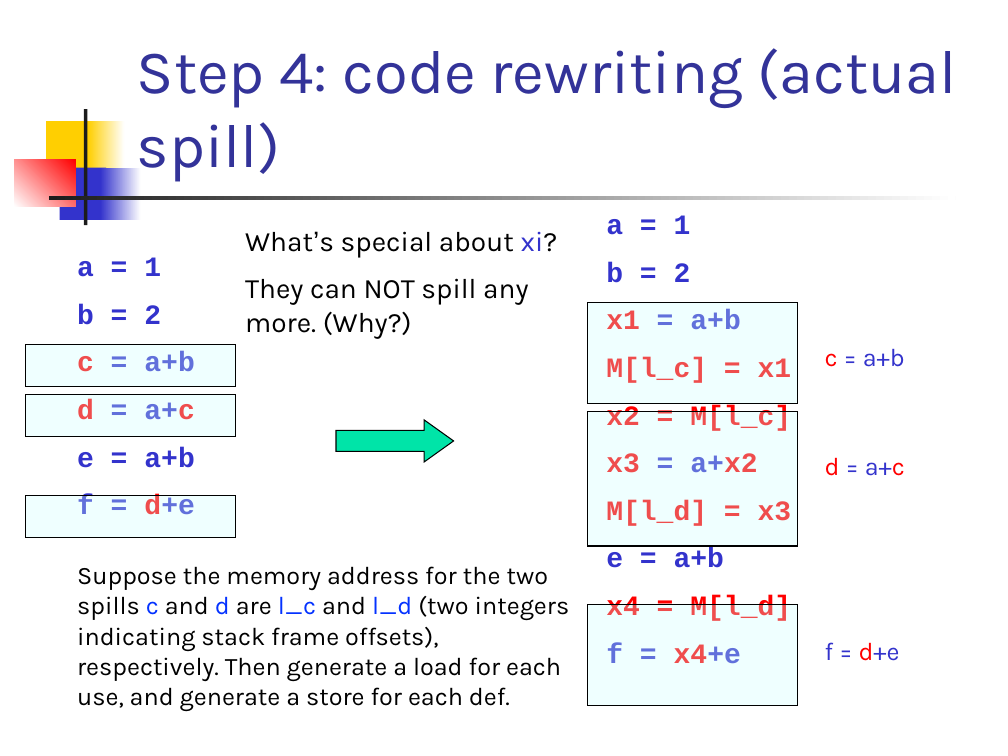
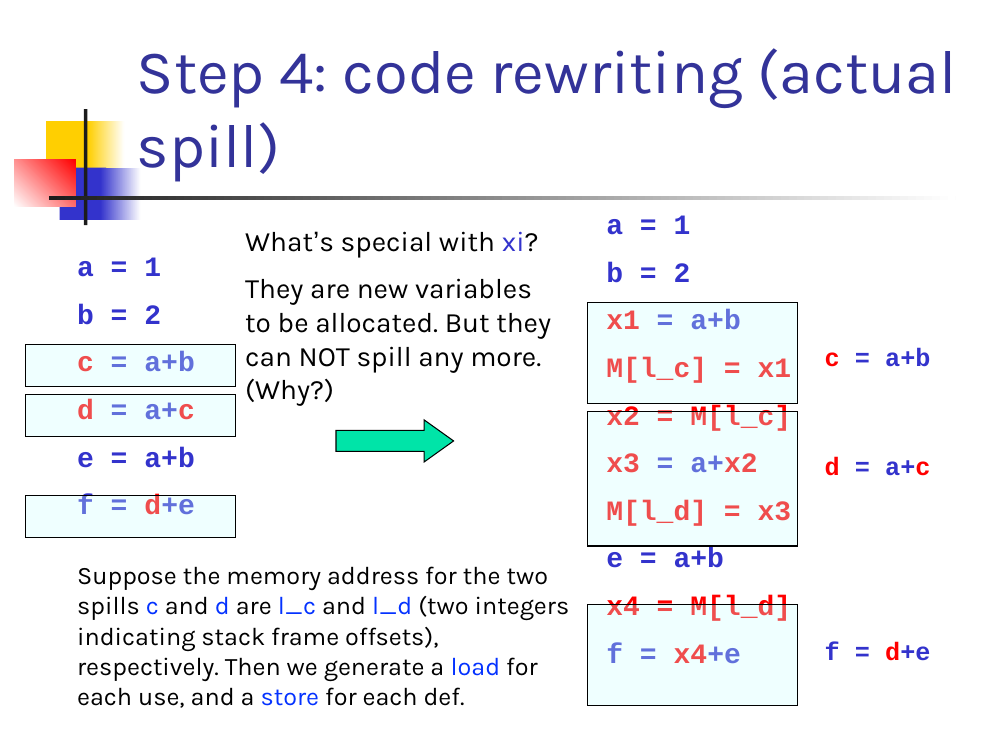
Before and after one commit to csslab-ustc/csslab-ustc.github.io, a slide deck: slide 63 of courses/compiler/slides/lec18-reg-alloc-gc.pptx. Drawn at 1008x756 pixels with LibreOffice and Linux fonts; fonts in the diff are those of the drawing. Boxes give left, top, right and bottom in pixels: in the first picture for what was removed or moved away, otherwise in the second. Text is boxed around its words. In the diff, an @@ line names an element or a change of style, - is before the commit and + after.

```diff
--- a/courses/compiler/slides/lec18-reg-alloc-gc.pptx
+++ b/courses/compiler/slides/lec18-reg-alloc-gc.pptx
@@ text at bbox=[245, 231, 551, 406]: text changed @@
-What’s special about xi?
-They can NOT spill any more. (Why?)
+What’s special with xi?
+They are new variables to be allocated. But they can NOT spill any more. (Why?)
@@ text at bbox=[77, 566, 570, 708]: text changed @@
-Suppose the memory address for the two spills c and d are l_c and l_d (two integers indicating stack frame offsets), respectively. Then generate a load for each use, and generate a store for each def.
+Suppose the memory address for the two spills c and d are l_c and l_d (two integers indicating stack frame offsets), respectively. Then we generate a load for each use, and a store for each def.
@@ font Karla to Courier New, bold on in 3 elements at bbox=[825, 347, 930, 367], bbox=[825, 456, 930, 476], bbox=[825, 641, 930, 661] @@
```
Also in this commit, not shown: 19 other slides changed, 15 slides added, 28 other files.
